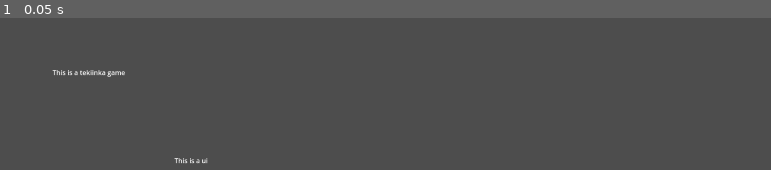
Above: before the commit, frame 1.
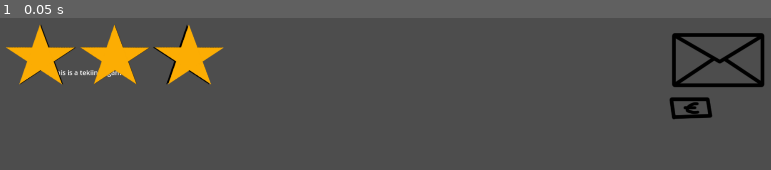
Above: after the commit, the same moment.

Repository: jiisloth/Vauhtispeli
Game: Godot game, scene res://scenes/main.tscn
Same seed, same stepped clock (60 frames per second), same inputs: the game is played once before the commit and once after it. Before the commit the project has no main scene; this scene is started directly in both runs.
Inputs:
- Up to frame 1 (0.05 s): no input

The runs differ from the first frame. In frame 1, 5.9% of the frame differs, in the area x 0-100%, y 4-97%.

Commit message:
Added basic ui for games

Diff:
--- a/project.godot
+++ b/project.godot
@@ -11,6 +11,7 @@
 [application]
 
 config/name="Vauhtispeli"
+run/main_scene="res://scenes/main.tscn"
 config/features=PackedStringArray("4.2", "Forward Plus")
 config/icon="res://icon.svg"
 
--- a/scenes/GameWrapper.gd
+++ b/scenes/GameWrapper.gd
@@ -2,6 +2,11 @@
 
 
 var current_game = null
+
+
+func set_score(score):
+    $IngameUI.set_score(score)
+    $GameScore.set_score(score)
 
 
 func set_game(g):
@@ -12,7 +17,10 @@
         current_game = null
 
     var current_game = load(Game.games[g]["scene"]).instantiate()
+    $GameScore.setup_game(Game.games[g])
+    $IngameUI.setup_game(Game.games[g])
     add_child(current_game)
+
 
 func end_game():
     $IngameUI.hide()
--- a/scenes/global/game.gd
+++ b/scenes/global/game.gd
@@ -14,14 +14,17 @@
 var games = {
     TEKNIIKKA: {
         "scene": "res://scenes/minigames/tekniikka.tscn",
-        "display_name": "Tekniikka"
+        "display_name": "Tekniikka",
+        "color": Color("#fcad03")
         },
     SISALTO: {
         "scene": "res://scenes/minigames/sisalto.tscn",
-        "display_name": "Sisältö"
+        "display_name": "Sisältö",
+        "color": Color("#fcad03")
         },
     KOODI: {
         "scene": "res://scenes/minigames/koodi.tscn",
-        "display_name": "Koodi"
+        "display_name": "Koodi",
+        "color": Color("#fcad03")
         }
 }
--- /dev/null
+++ b/scenes/minigames/tekniikka.gd
@@ -0,0 +1,7 @@
+extends Node2D
+
+var score = 2
+
+
+func _ready():
+    get_parent().set_score(score)
--- a/scenes/minigames/tekniikka.tscn
+++ b/scenes/minigames/tekniikka.tscn
@@ -1,6 +1,9 @@
-[gd_scene format=3 uid="uid://dnxxajrwi0mc6"]
+[gd_scene load_steps=2 format=3 uid="uid://dnxxajrwi0mc6"]
+
+[ext_resource type="Script" path="res://scenes/minigames/tekniikka.gd" id="1_lbe26"]
 
 [node name="Tekniikka" type="Node2D"]
+script = ExtResource("1_lbe26")
 
 [node name="Test" type="Label" parent="."]
 offset_left = 172.0
--- /dev/null
+++ b/scenes/ui/game_score.gd
@@ -0,0 +1,20 @@
+extends CanvasLayer
+
+
+var gameinfo = null
+
+
+func setup_game(ginfo):
+    $VBoxContainer/Gamename.text = ginfo["display_name"]
+    gameinfo = ginfo
+
+
+func set_score(score):
+    var stars = $VBoxContainer/Stars.get_children()
+    var i = 0
+    for star in stars:
+        if score > i:
+            star.modulate = gameinfo["color"]
+        else:
+            star.modulate = Color("#000000")
+        i += 1
--- a/scenes/ui/game_score.tscn
+++ b/scenes/ui/game_score.tscn
@@ -1,16 +1,70 @@
-[gd_scene format=3 uid="uid://c0q2jmequji4t"]
+[gd_scene load_steps=4 format=3 uid="uid://c0q2jmequji4t"]
 
-[node name="GameScore" type="Control"]
-layout_mode = 3
-anchors_preset = 15
-anchor_right = 1.0
-anchor_bottom = 1.0
+[ext_resource type="Script" path="res://scenes/ui/game_score.gd" id="1_n8yme"]
+[ext_resource type="Texture2D" uid="uid://dqeyb8gdhqv2g" path="res://img/star.png" id="2_k5rm8"]
+
+[sub_resource type="LabelSettings" id="LabelSettings_x2pxy"]
+font_size = 64
+
+[node name="GameScore" type="CanvasLayer"]
+script = ExtResource("1_n8yme")
+
+[node name="VBoxContainer" type="VBoxContainer" parent="."]
+anchors_preset = 8
+anchor_left = 0.5
+anchor_top = 0.5
+anchor_right = 0.5
+anchor_bottom = 0.5
+offset_left = -344.0
+offset_top = -252.5
+offset_right = 344.0
+offset_bottom = 252.5
 grow_horizontal = 2
 grow_vertical = 2
 
-[node name="Label" type="Label" parent="."]
-layout_mode = 0
-offset_right = 40.0
-offset_bottom = 23.0
-text = "game ended. u got x points!!
+[node name="Gamename" type="Label" parent="VBoxContainer"]
+layout_mode = 2
+label_settings = SubResource("LabelSettings_x2pxy")
+
+[node name="Stars" type="HBoxContainer" parent="VBoxContainer"]
+layout_mode = 2
+alignment = 1
+
+[node name="Star" type="CenterContainer" parent="VBoxContainer/Stars"]
+custom_minimum_size = Vector2(200, 200)
+layout_mode = 2
+
+[node name="Control" type="Control" parent="VBoxContainer/Stars/Star"]
+layout_mode = 2
+
+[node name="Star" type="Sprite2D" parent="VBoxContainer/Stars/Star/Control"]
+texture = ExtResource("2_k5rm8")
+
+[node name="Star2" type="CenterContainer" parent="VBoxContainer/Stars"]
+custom_minimum_size = Vector2(200, 200)
+layout_mode = 2
+
+[node name="Control" type="Control" parent="VBoxContainer/Stars/Star2"]
+layout_mode = 2
+
+[node name="Star" type="Sprite2D" parent="VBoxContainer/Stars/Star2/Control"]
+texture = ExtResource("2_k5rm8")
+
+[node name="Star3" type="CenterContainer" parent="VBoxContainer/Stars"]
+custom_minimum_size = Vector2(200, 200)
+layout_mode = 2
+
+[node name="Control" type="Control" parent="VBoxContainer/Stars/Star3"]
+layout_mode = 2
+
+[node name="Star" type="Sprite2D" parent="VBoxContainer/Stars/Star3/Control"]
+texture = ExtResource("2_k5rm8")
+
+[node name="PayToWin" type="Button" parent="VBoxContainer"]
+layout_mode = 2
+text = "PAY TO WIN"
+
+[node name="NextGame" type="Button" parent="VBoxContainer"]
+layout_mode = 2
+text = "Next Game
 "
--- /dev/null
+++ b/scenes/ui/ingame_ui.gd
@@ -0,0 +1,18 @@
+extends CanvasLayer
+
+
+var gameinfo = null
+
+
+func setup_game(ginfo):
+    gameinfo = ginfo
+
+
+func set_score(score):
+    var stars = $Stars.get_children()
+    var i = 0
+    for star in stars:
+        if score > i:
+            star.modulate = gameinfo["color"]
+        else:
+            star.modulate = Color("#000000")
--- a/scenes/ui/ingame_ui.tscn
+++ b/scenes/ui/ingame_ui.tscn
@@ -1,17 +1,56 @@
-[gd_scene format=3 uid="uid://bcxcku1aoctw4"]
+[gd_scene load_steps=4 format=3 uid="uid://bcxcku1aoctw4"]
 
-[node name="IngameUI" type="Control"]
-layout_mode = 3
-anchors_preset = 15
-anchor_right = 1.0
-anchor_bottom = 1.0
-grow_horizontal = 2
-grow_vertical = 2
+[ext_resource type="Script" path="res://scenes/ui/ingame_ui.gd" id="1_2rcg2"]
+[ext_resource type="Texture2D" uid="uid://bxaw7ycgeauja" path="res://img/ui_mockup.png" id="1_r50mt"]
+[ext_resource type="Texture2D" uid="uid://dqeyb8gdhqv2g" path="res://img/star.png" id="3_fn2ug"]
+
+[node name="IngameUI" type="CanvasLayer"]
+script = ExtResource("1_2rcg2")
+
+[node name="UiMockup" type="Sprite2D" parent="."]
+position = Vector2(960, 540)
+texture = ExtResource("1_r50mt")
 
 [node name="Test" type="Label" parent="."]
-layout_mode = 0
+visible = false
 offset_left = 465.0
 offset_top = 341.0
 offset_right = 505.0
 offset_bottom = 364.0
 text = "This is a ui"
+
+[node name="Stars" type="HBoxContainer" parent="."]
+offset_left = 54.0
+offset_top = 6.0
+offset_right = 632.0
+offset_bottom = 206.0
+
+[node name="Star" type="CenterContainer" parent="Stars"]
+custom_minimum_size = Vector2(175, 200)
+layout_mode = 2
+
+[node name="Control" type="Control" parent="Stars/Star"]
+layout_mode = 2
+
+[node name="Star" type="Sprite2D" parent="Stars/Star/Control"]
+texture = ExtResource("3_fn2ug")
+
+[node name="Star2" type="CenterContainer" parent="Stars"]
+custom_minimum_size = Vector2(175, 200)
+layout_mode = 2
+
+[node name="Control" type="Control" parent="Stars/Star2"]
+layout_mode = 2
+
+[node name="Star" type="Sprite2D" parent="Stars/Star2/Control"]
+texture = ExtResource("3_fn2ug")
+
+[node name="Star3" type="CenterContainer" parent="Stars"]
+custom_minimum_size = Vector2(175, 200)
+layout_mode = 2
+
+[node name="Control" type="Control" parent="Stars/Star3"]
+layout_mode = 2
+
+[node name="Star" type="Sprite2D" parent="Stars/Star3/Control"]
+texture = ExtResource("3_fn2ug")
Binary file added: img/star.png
Not shown, added: img/star.png.import
Binary file added: img/ui_mockup.png
Not shown, added: img/ui_mockup.png.import
Binary file added: scenes/minigames/ui_mockup.png
Not shown, added: scenes/minigames/ui_mockup.png.import
